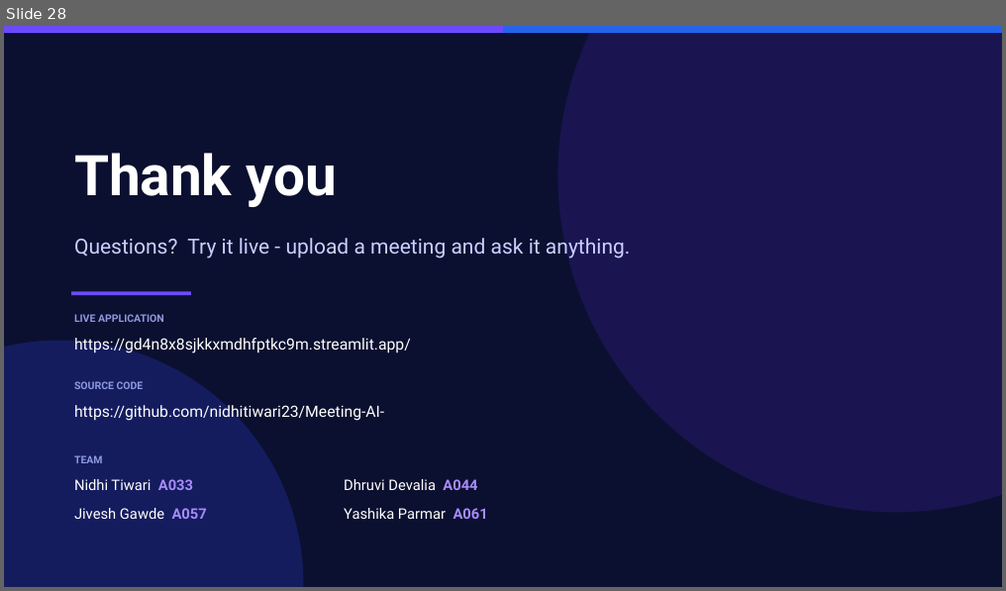
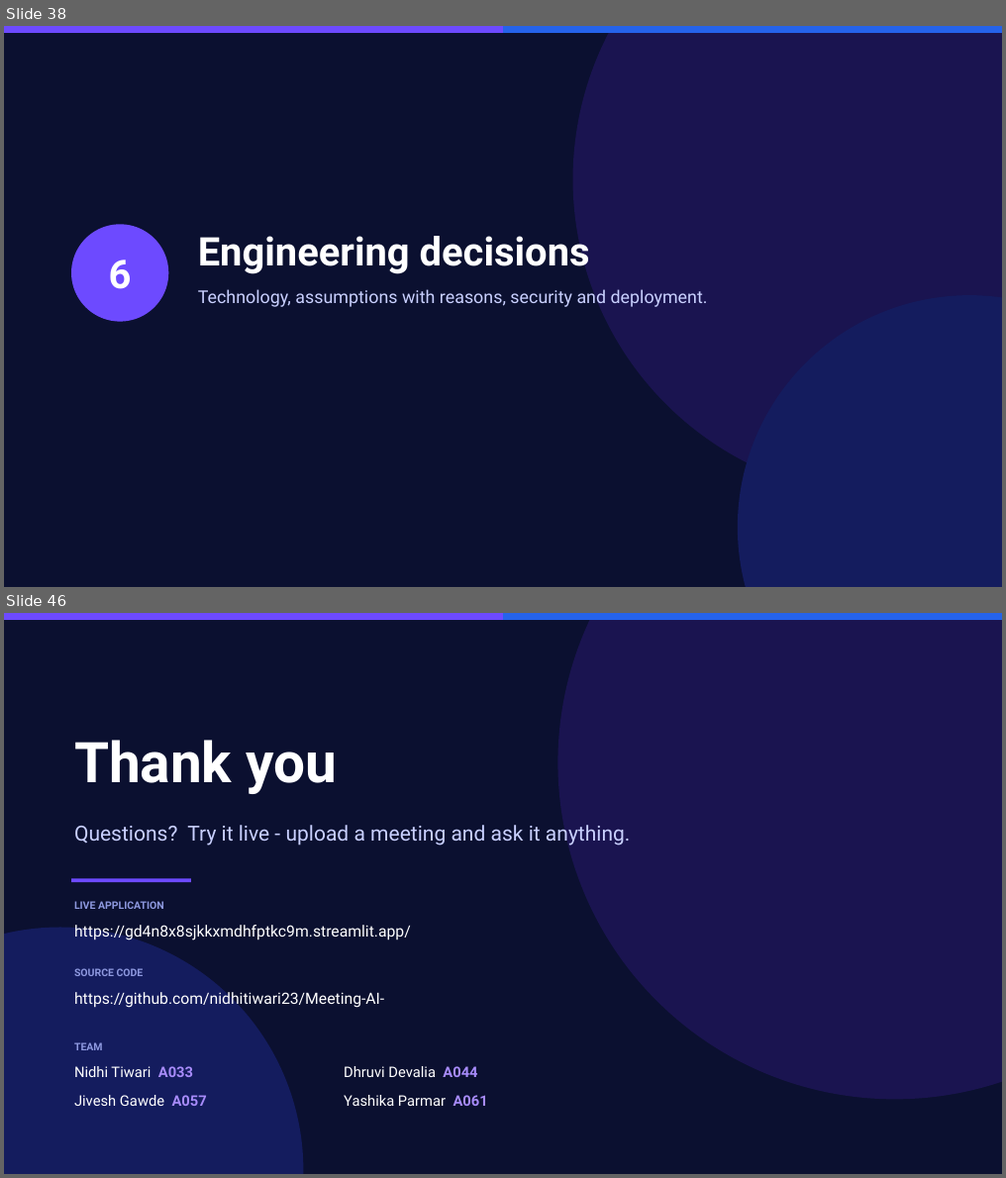
Before and after one commit to nidhitiwari23/Meeting-AI-, a slide deck: docs/MeetingAI_Presentation.pptx. Shown one above the other, each under a label of ours: slide 28 before the commit, slides 38 and 46 after it; the slides between them are not shown. The pictures are 1006x591 and 1006x1178 pixels, drawn with LibreOffice and Linux fonts; fonts in the diff are those of the drawing. Boxes give left, top, right and bottom in pixels: in the first picture for what was removed or moved away, otherwise in the second. Text is boxed around its words. In the diff, an @@ line names an element or a change of style, - is before the commit and + after.

```diff
--- a/docs/MeetingAI_Presentation.pptx
+++ b/docs/MeetingAI_Presentation.pptx
@@ slide 38 added at bbox=[4, 26, 1002, 587], background #0B1030 @@
@@ rectangle added at bbox=[4, 26, 503, 33], fill #6D4AFF @@
@@ rectangle added at bbox=[503, 26, 1002, 33], fill #2563EB @@
@@ ellipse added at bbox=[573, 26, 1002, 497], fill #1A1450 @@
@@ ellipse added at bbox=[71, 224, 168, 322], fill #6D4AFF @@
@@ text added at bbox=[109, 260, 132, 289], 38 pt, text #FFFFFF, bold @@
+6
@@ text added at bbox=[198, 236, 590, 274], 38 pt, text #FFFFFF, bold @@
+Engineering decisions
@@ text added at bbox=[198, 289, 708, 307], 17 pt, text #C9D0FF @@
+Technology, assumptions with reasons, security and deployment.
@@ ellipse added at bbox=[738, 295, 1002, 587], fill #141C5E @@
@@ what was slide 28 is now slide 46 @@
```
Also in this commit, not shown: 13 slides changed, 31 other slides added, 14 slides removed, 1 other file.
